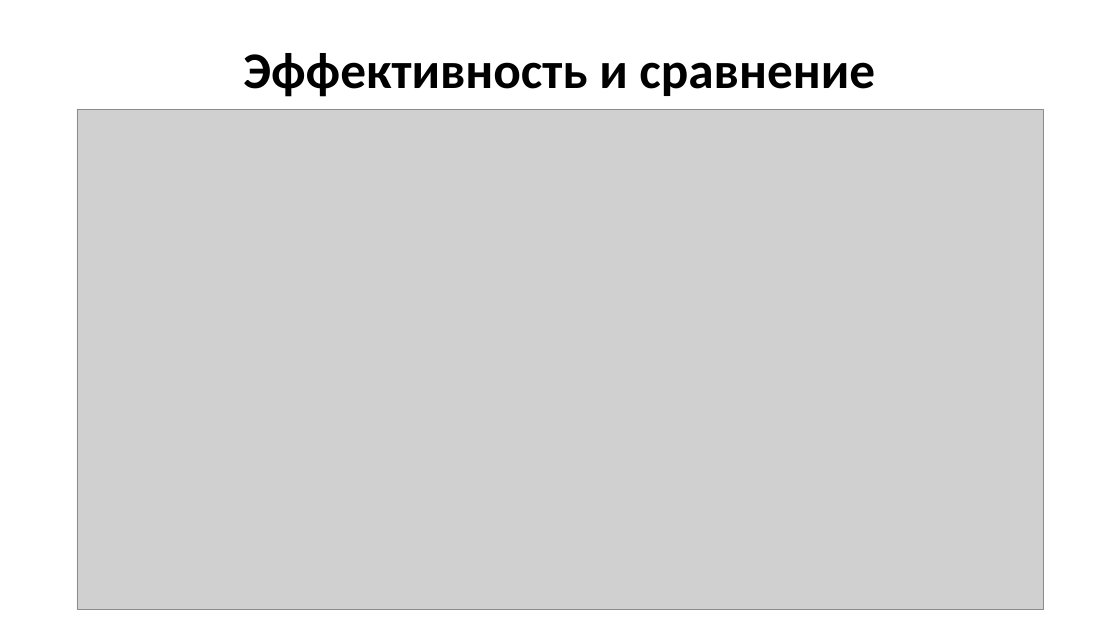
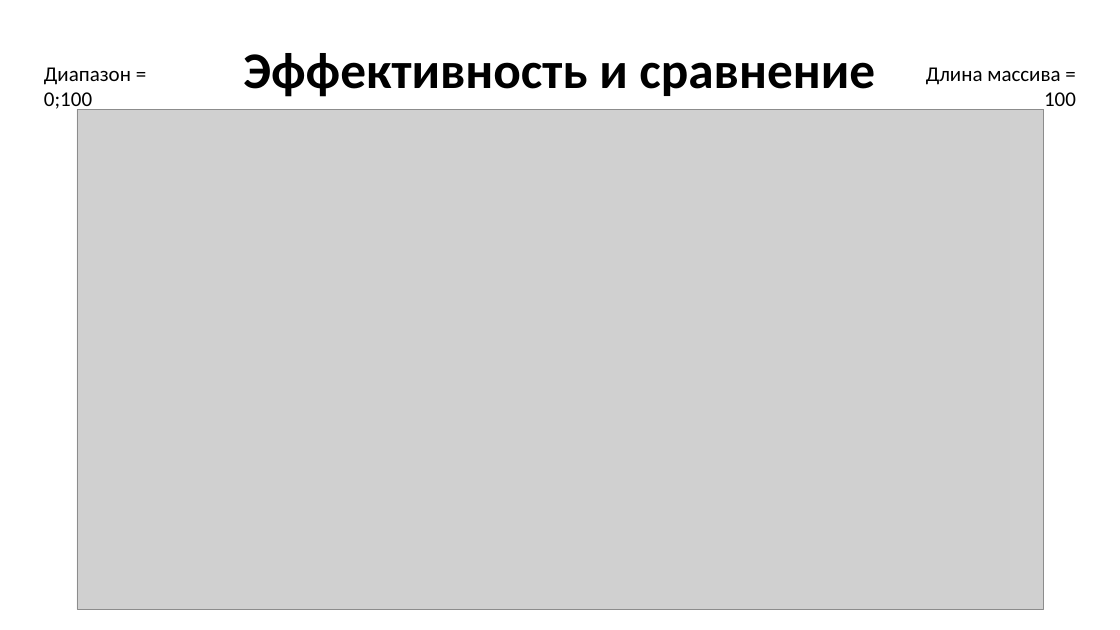
Before and after one commit to Qarkarich/fractal_sort, a slide deck: slide 11 of Презентация_Блинов.pptx. Drawn at 1120x630 pixels with LibreOffice and Linux fonts; fonts in the diff are those of the drawing; grey boxes stand for pictures. Boxes give left, top, right and bottom in pixels: in the first picture for what was removed or moved away, otherwise in the second. Text is boxed around its words. In the diff, an @@ line names an element or a change of style, - is before the commit and + after.

```diff
--- a/Презентация_Блинов.pptx
+++ b/Презентация_Блинов.pptx
@@ text added at bbox=[44, 67, 131, 113], 18 pt, text #000000 @@
+Диапазон =
+0;100
@@ text added at bbox=[926, 67, 1076, 106], 18 pt, text #000000 @@
+Длина массива = 100
```
Also in this commit, not shown: 3 other slides changed, 1 slide removed.
